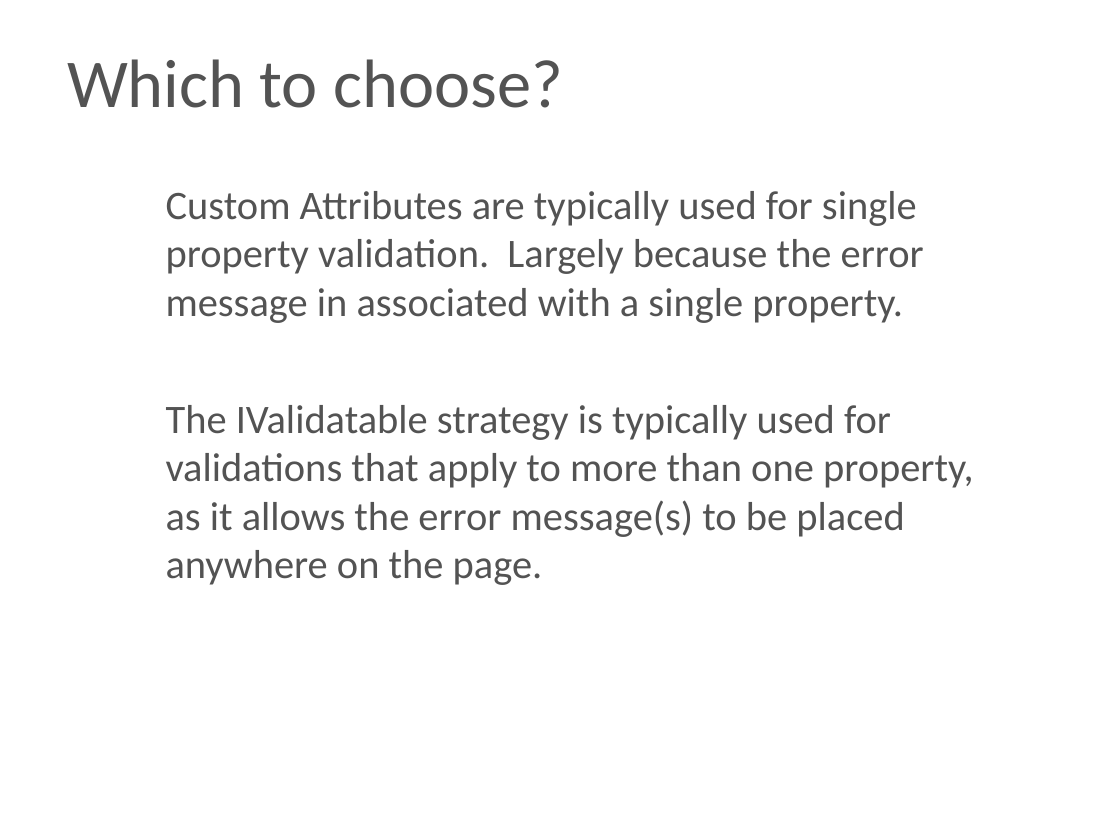
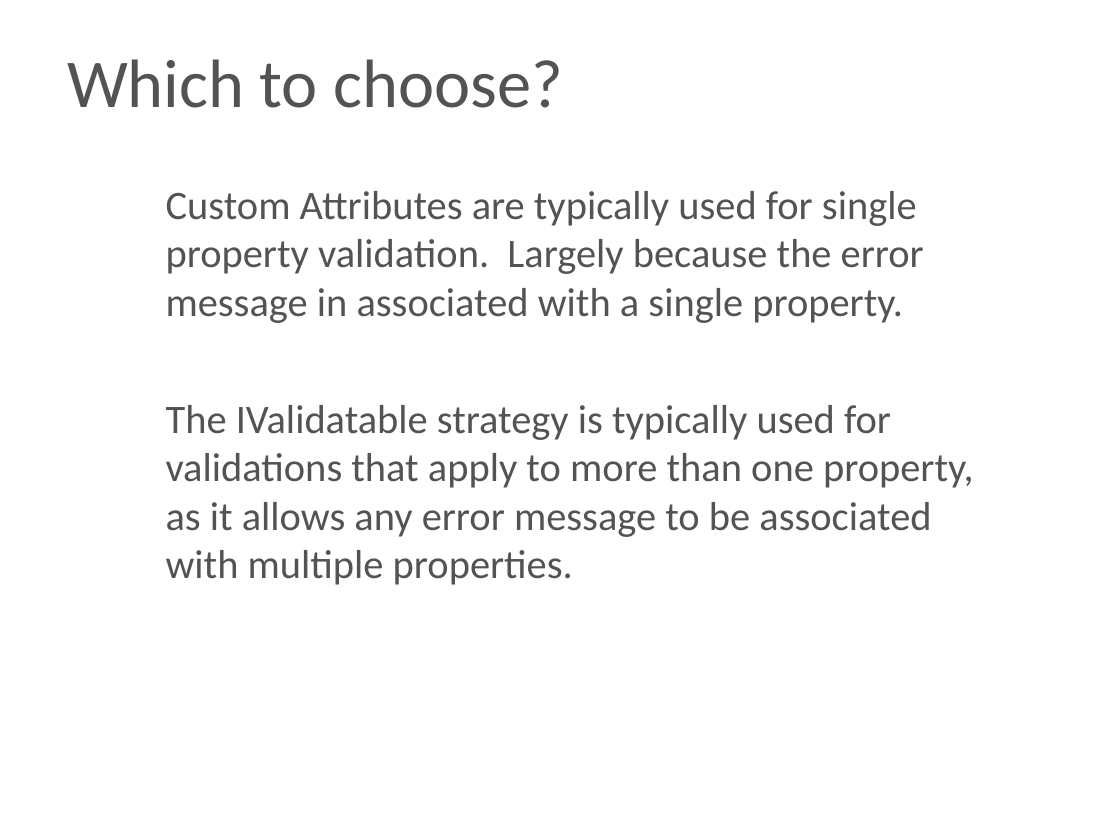
Before and after one commit to profjamesmohawk/asp, a slide deck: slide 3 of Validation/lecture.pptx. Drawn at 1120x840 pixels with LibreOffice and Linux fonts; fonts in the diff are those of the drawing; background and template pictures are left out. Boxes give left, top, right and bottom in pixels: in the first picture for what was removed or moved away, otherwise in the second. Text is boxed around its words. In the diff, an @@ line names an element or a change of style, - is before the commit and + after.

```diff
--- a/Validation/lecture.pptx
+++ b/Validation/lecture.pptx
@@ text at [166,405,974,585]: text changed @@
-The IValidatable strategy is typically used for validations that apply to more than one property, as it allows the error message(s) to be placed anywhere on the page.
+The IValidatable strategy is typically used for validations that apply to more than one property, as it allows any error message to be associated with multiple properties.
```
Also in this commit, not shown: 1 other slide changed, 16 other files.
